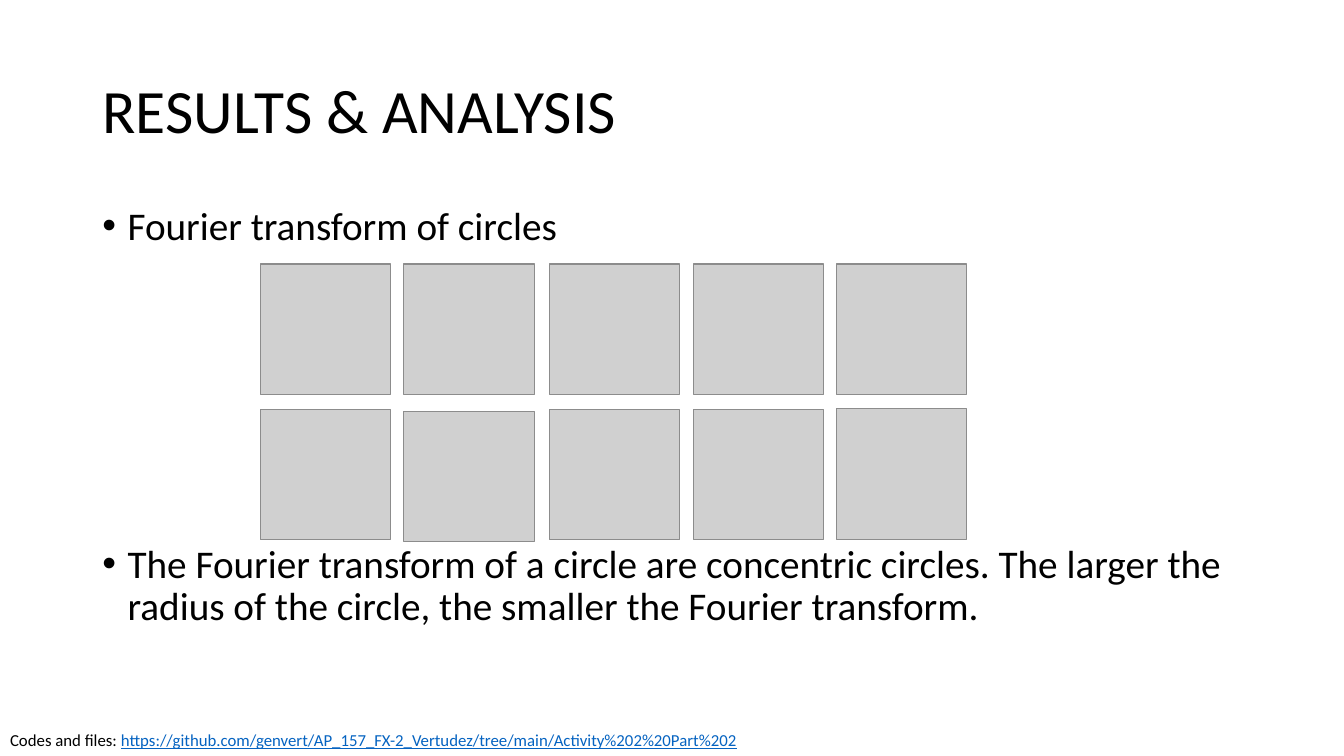
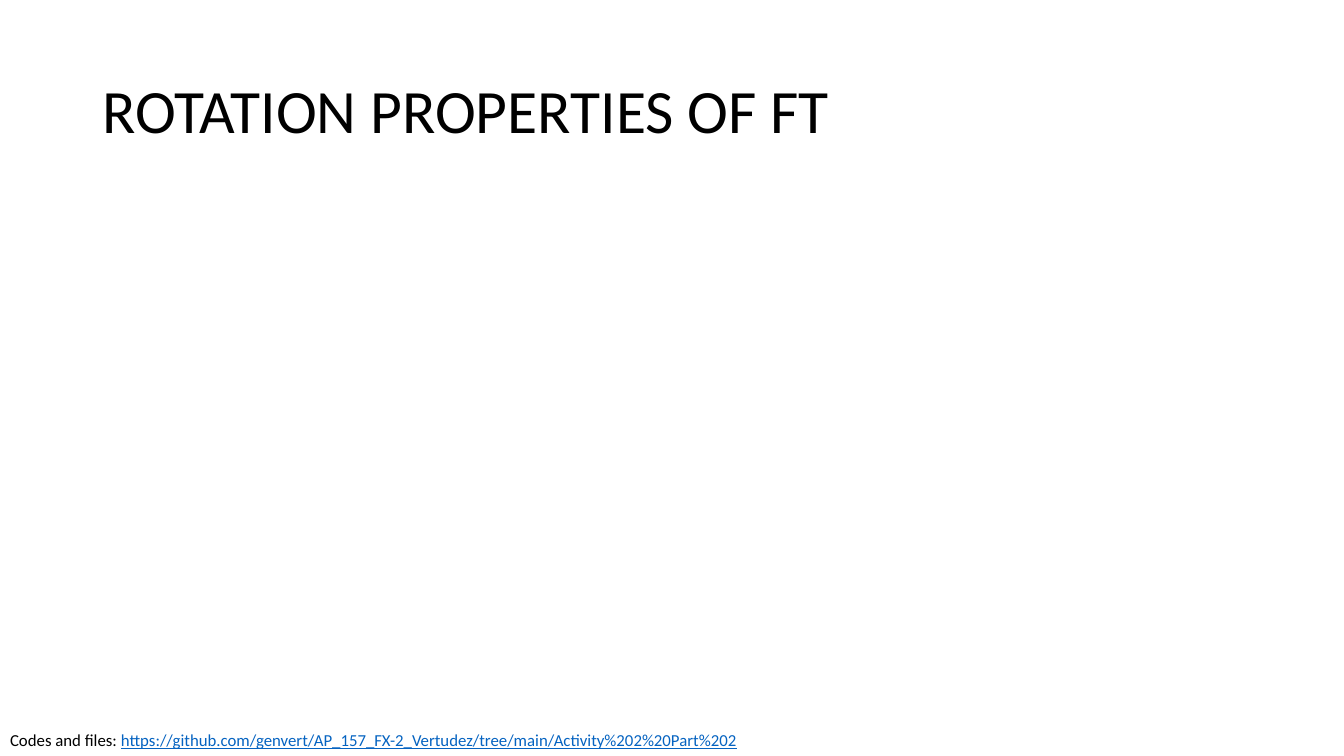
Before and after one commit to genvert/AP_157_FX-2_Vertudez, a slide deck: slide 3 of Activity 2 Part 2/Vertudez_Activity_2_Part_2_Report.pptx. Drawn at 1344x756 pixels with LibreOffice and Linux fonts; fonts in the diff are those of the drawing; grey boxes stand for pictures. Boxes give left, top, right and bottom in pixels: in the first picture for what was removed or moved away, otherwise in the second. Text is boxed around its words. In the diff, an @@ line names an element or a change of style, - is before the commit and + after.

```diff
--- a/Activity 2 Part 2/Vertudez_Activity_2_Part_2_Report.pptx
+++ b/Activity 2 Part 2/Vertudez_Activity_2_Part_2_Report.pptx
@@ title at [102, 93, 829, 134]: text changed @@
-RESULTS & ANALYSIS
+ROTATION PROPERTIES OF FT
@@ text removed at [128, 212, 1221, 625] @@
-• Fourier transform of circles
-• The Fourier transform of a circle are concentric circles. The larger the radius of the circle, the smaller the Fourier transform.
@@ picture removed at [260, 264, 390, 394] @@
@@ picture removed at [404, 264, 534, 394] @@
@@ picture removed at [549, 264, 680, 394] @@
@@ picture removed at [694, 264, 824, 394] @@
@@ picture removed at [837, 264, 967, 394] @@
@@ picture removed at [260, 409, 390, 539] @@
@@ picture removed at [404, 411, 534, 541] @@
@@ picture removed at [549, 409, 680, 539] @@
@@ picture removed at [694, 409, 824, 539] @@
@@ picture removed at [837, 409, 967, 539] @@
```
Also in this commit, not shown: 4 other slides changed, 4 slides added, 5 other files.
